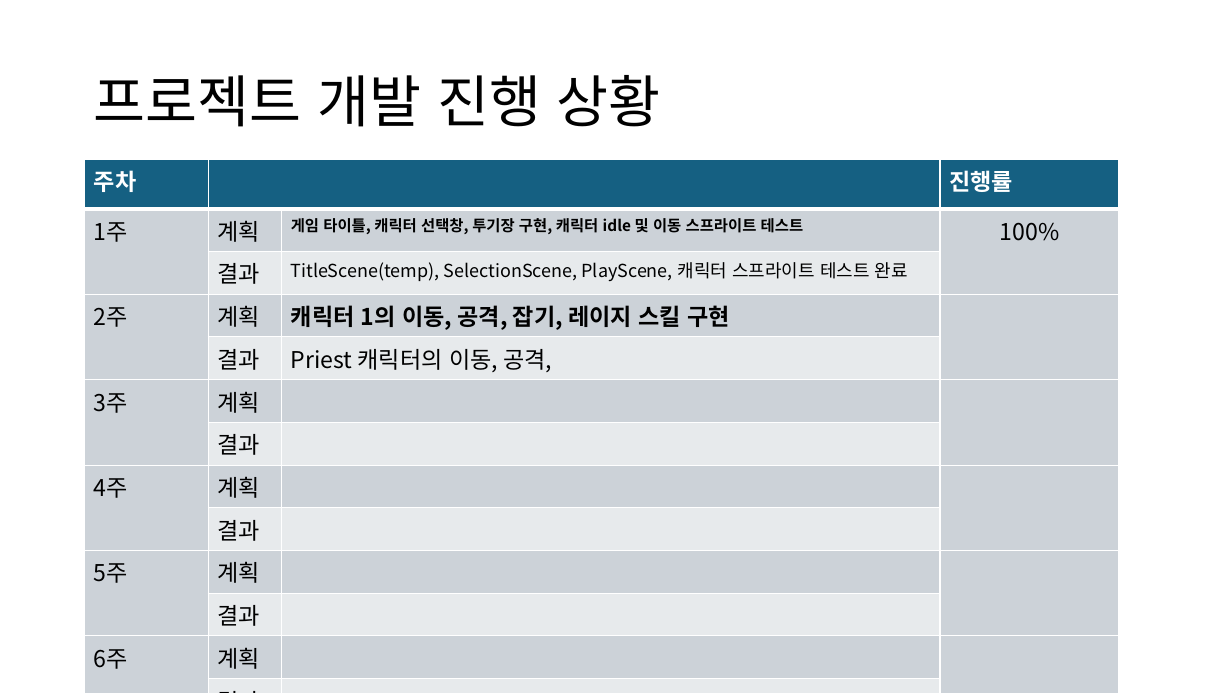
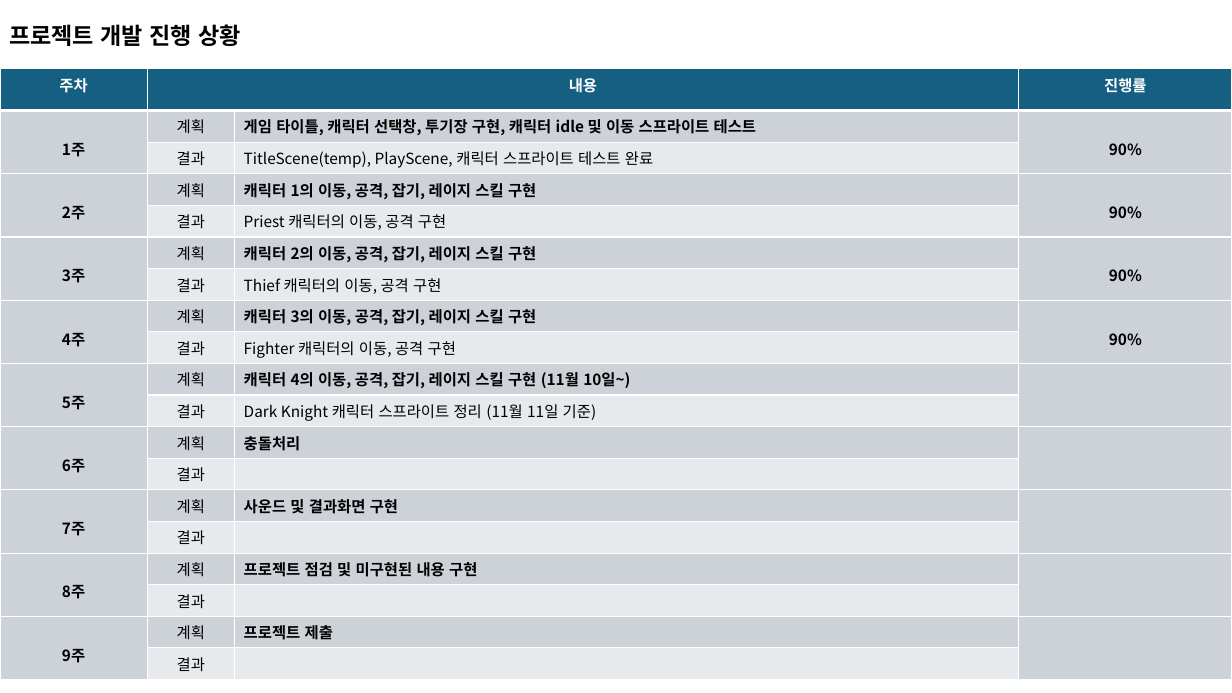
Before and after one commit to moveofearth/2DGP-Project, a slide deck: slide 2 of PresentationRes/2025 2DGP.pptx. Drawn at 1232x693 pixels with LibreOffice and Linux fonts; fonts in the diff are those of the drawing. Boxes give left, top, right and bottom in pixels: in the first picture for what was removed or moved away, otherwise in the second. Text is boxed around its words. In the diff, an @@ line names an element or a change of style, - is before the commit and + after.

```diff
--- a/PresentationRes/2025 2DGP.pptx
+++ b/PresentationRes/2025 2DGP.pptx
@@ title "프로젝트 개발 진행 상황": place and size @@
-title "프로젝트 개발 진행 상황" at bbox=[94, 75, 661, 127]
+title "프로젝트 개발 진행 상황" at bbox=[9, 24, 242, 46]
@@ title "프로젝트 개발 진행 상황" at bbox=[9, 24, 242, 46]: size 44 to 18 pt, bold on @@
@@ table at bbox=[0, 68, 1232, 676] @@
-row 1: 주차 |  |  | 진행률
-row 2: 1주 | 계획 | 게임 타이틀, 캐릭터 선택창, 투기장 구현, 캐릭터 idle 및 이동 스프라이트 테스트 | 100%
-row 3:  | 결과 | TitleScene(temp), SelectionScene, PlayScene, 캐릭터 스프라이트 테스트 완료 | 
-row 4: 2주 | 계획 | 캐릭터 1의 이동, 공격, 잡기, 레이지 스킬 구현 | 
-row 5:  | 결과 | Priest 캐릭터의 이동, 공격, | 
-row 6: 3주 | 계획 |  | 
+row 1: 주차 | 내용 |  | 진행률
+row 2: 1주 | 계획 | 게임 타이틀, 캐릭터 선택창, 투기장 구현, 캐릭터 idle 및 이동 스프라이트 테스트 | 90%
+row 3:  | 결과 | TitleScene(temp), PlayScene, 캐릭터 스프라이트 테스트 완료 | 
+row 4: 2주 | 계획 | 캐릭터 1의 이동, 공격, 잡기, 레이지 스킬 구현 | 90%
+row 5:  | 결과 | Priest 캐릭터의 이동, 공격 구현 | 
+row 6: 3주 | 계획 | 캐릭터 2의 이동, 공격, 잡기, 레이지 스킬 구현 | 90%
+row 7:  | 결과 | Thief 캐릭터의 이동, 공격 구현 | 
+row 8: 4주 | 계획 | 캐릭터 3의 이동, 공격, 잡기, 레이지 스킬 구현 | 90%
+row 9:  | 결과 | Fighter 캐릭터의 이동, 공격 구현 | 
+row 10: 5주 | 계획 | 캐릭터 4의 이동, 공격, 잡기, 레이지 스킬 구현 (11월 10일~) | 
+row 11:  | 결과 | Dark Knight 캐릭터 스프라이트 정리 (11월 11일 기준) | 
+row 12: 6주 | 계획 | 충돌처리 | 
-row 14, column 1: 4주
+row 14, column 1: 7주
-row 14, column 3: 
+row 14, column 3: 사운드 및 결과화면 구현
-row 16, column 1: 5주
+row 16, column 1: 8주
-row 16, column 3: 
+row 16, column 3: 프로젝트 점검 및 미구현된 내용 구현
-row 18, column 1: 6주
+row 18, column 1: 9주
-row 18, column 3: 
+row 18, column 3: 프로젝트 제출
-row 14: 7주 | 계획 |  | 
-row 15:  | 결과 |  | 
-row 16: 8주 | 계획 |  | 
-row 17:  | 결과 |  | 
-row 18: 9주 | 계획 |  | 
-row 19:  | 결과 |  | 
@@ size 18 to 12 pt in "주차", "진행률", "1주", "계획" and 26 more places @@
@@ font Noto Sans CJK JP to Noto Sans CJK KR in "주차", "진행률", "1주", "계획" and 25 more places @@
@@ bold on in "1주", "2주", "3주", "4주" and 5 more places @@
@@ alignment left to centre @@
@@ table: place and size @@
-table at bbox=[85, 159, 1120, 693]
+table at bbox=[0, 68, 1232, 676]
```
Also in this commit, not shown: 1 other slide changed, 1 slide added, 1 other file.
